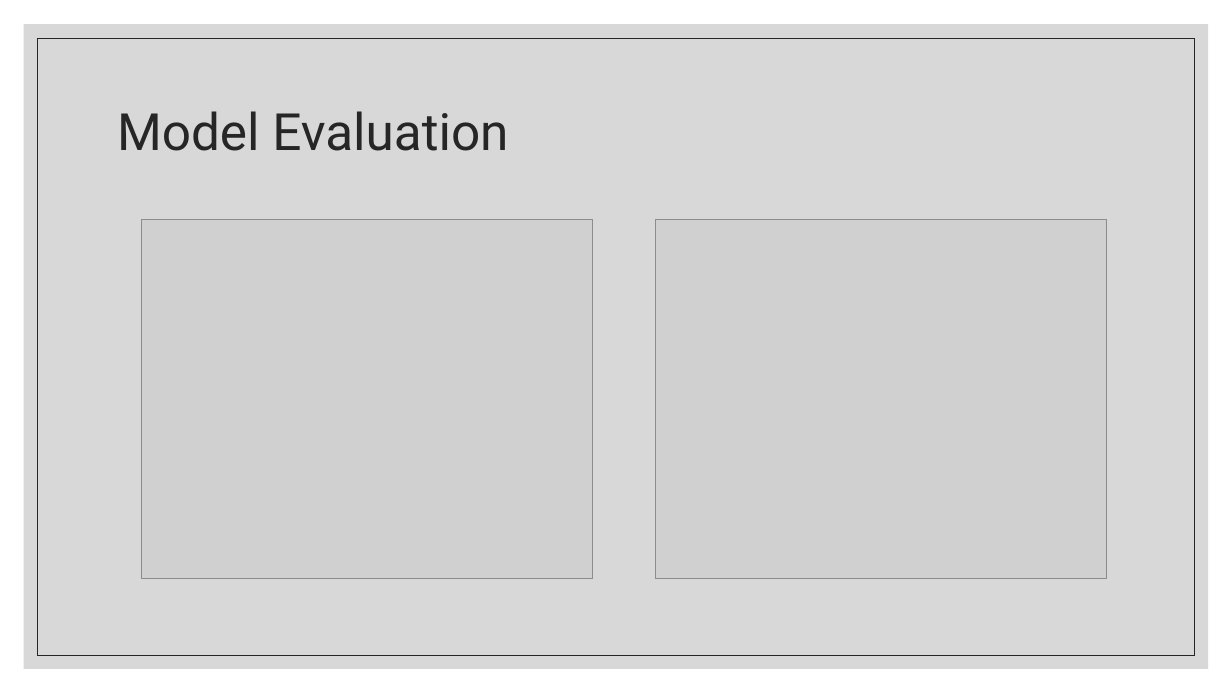
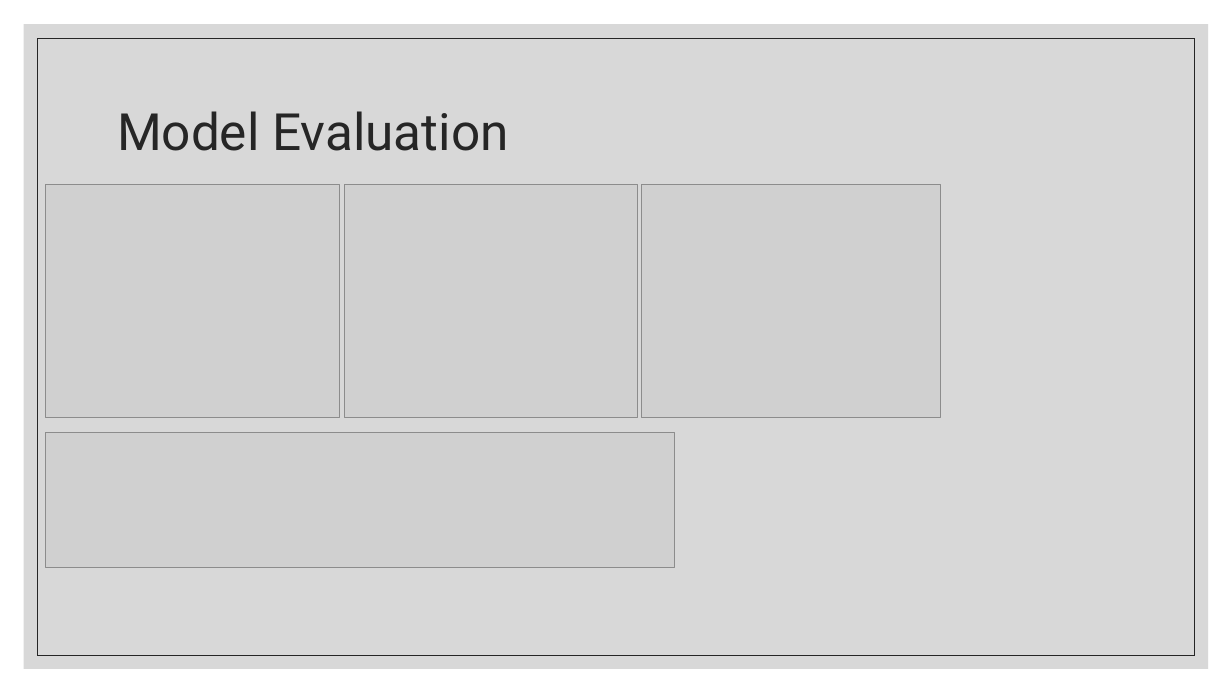
Before and after one commit to kvamsi7/mscs, a slide deck: slide 12 of CS5720-Neural Network and Deep Learning/NN_Final_Project/Documentation/Project Presentation.pptx. Drawn at 1232x693 pixels with LibreOffice and Linux fonts; fonts in the diff are those of the drawing; grey boxes stand for pictures. Boxes give left, top, right and bottom in pixels: in the first picture for what was removed or moved away, otherwise in the second. Text is boxed around its words. In the diff, an @@ line names an element or a change of style, - is before the commit and + after.

Commit message:
Add ppt

```diff
--- a/CS5720-Neural Network and Deep Learning/NN_Final_Project/Documentation/Project Presentation.pptx
+++ b/CS5720-Neural Network and Deep Learning/NN_Final_Project/Documentation/Project Presentation.pptx
@@ picture: place and size @@
-picture at (141,219,593,579)
+picture at (46,184,340,418)
@@ picture: place and size @@
-picture at (655,219,1107,579)
+picture at (344,184,638,418)
@@ picture added at (642,184,941,418) @@
@@ picture added at (46,433,675,567) @@
```
